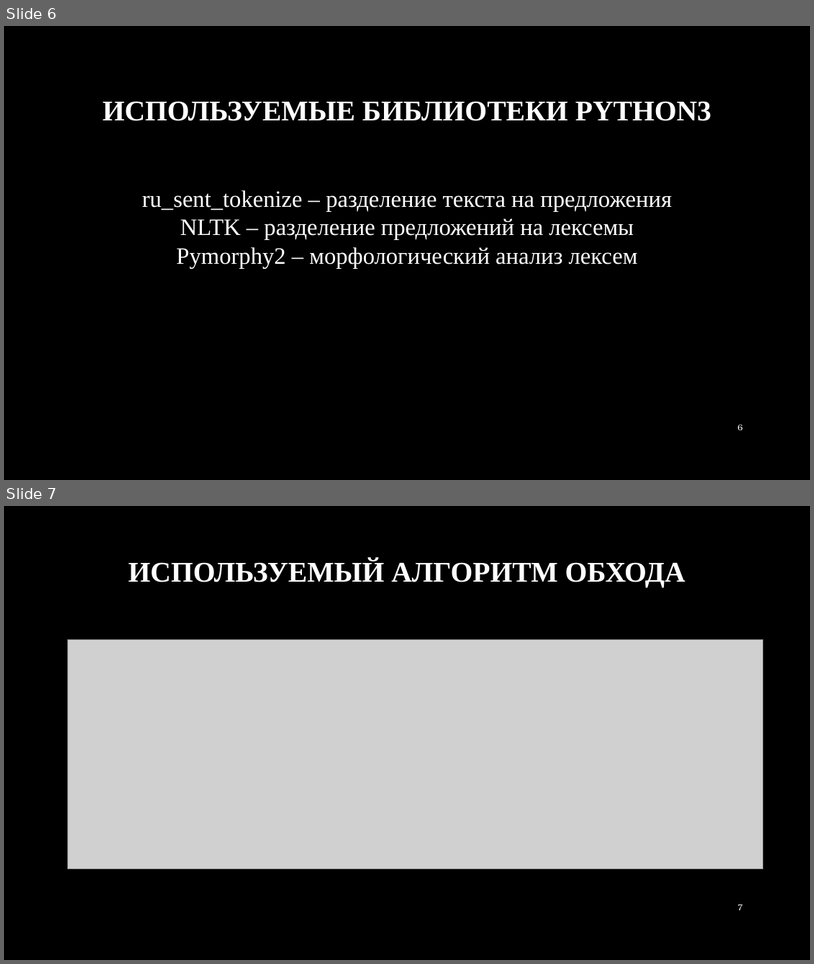
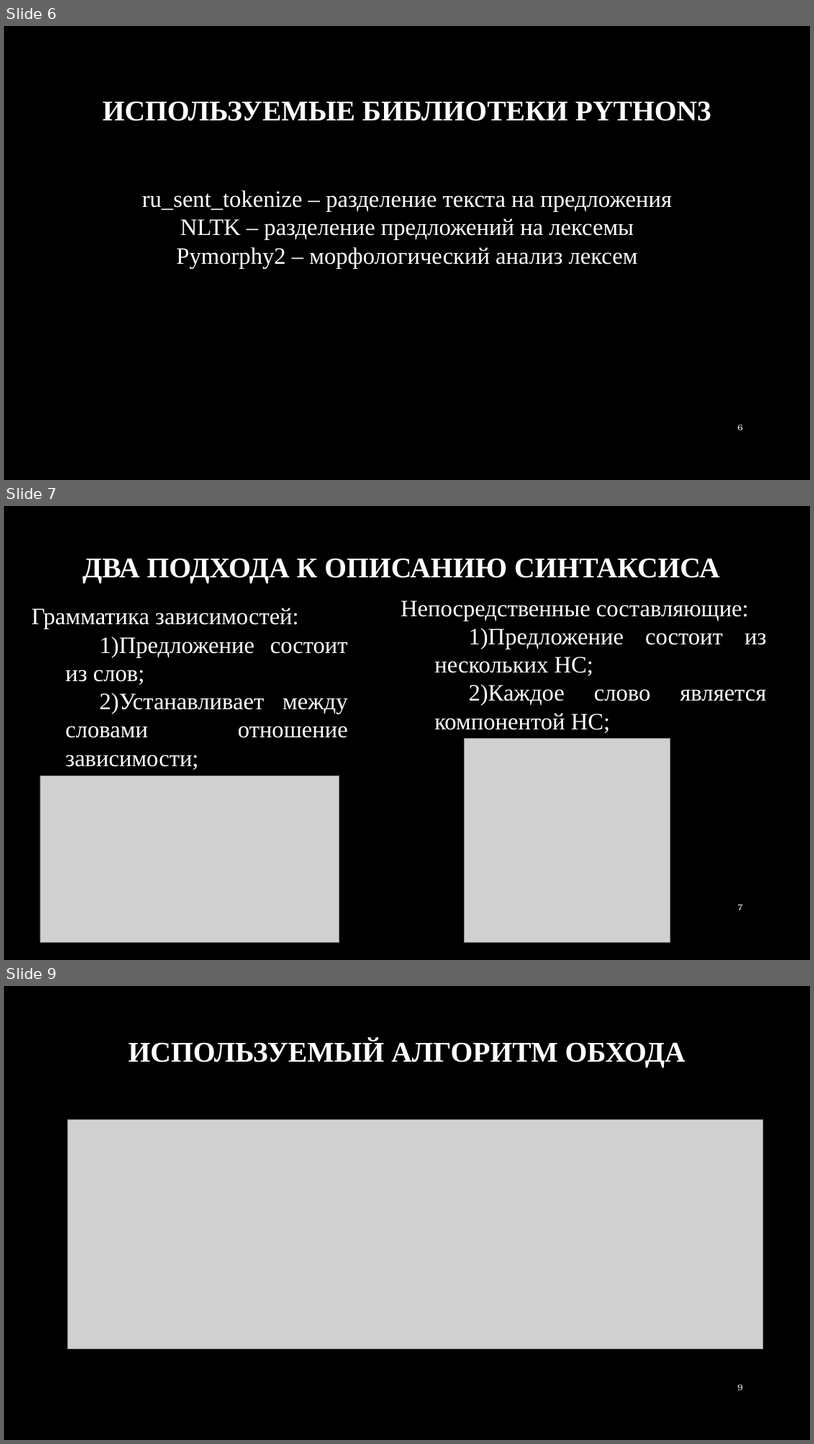
Before and after one commit to DMfananddu/Diploma, a slide deck: Защита диплома.pptx. Shown one above the other, each under a label of ours: slides 6 and 7 before the commit, slides 6, 7 and 9 after it; the slides between them are not shown. The pictures are 814x964 and 814x1444 pixels, drawn with LibreOffice and Linux fonts; fonts in the diff are those of the drawing; grey boxes stand for pictures; background and template pictures are left out. Boxes give left, top, right and bottom in pixels: in the first picture for what was removed or moved away, otherwise in the second. Text is boxed around its words. In the diff, an @@ line names an element or a change of style, - is before the commit and + after.

```diff
--- a/Защита диплома.pptx
+++ b/Защита диплома.pptx
@@ slide 7 added at [4,506,810,960], background picture (left out) @@
@@ title added at [82,558,720,584], 34 pt, text #FFFFFF, bold @@
+ДВА ПОДХОДА К ОПИСАНИЮ СИНТАКСИСА
@@ text added at [31,608,348,770], 28 pt, text #FFFFFF @@
+Грамматика зависимостей:
+1) Предложение состоит из слов;
+2) Устанавливает между словами отношение зависимости;
@@ text added at [401,600,766,733], 28 pt, text #FFFFFF @@
+Непосредственные составляющие:
+1) Предложение состоит из нескольких НС;
+2) Каждое слово является компонентой НС;
@@ picture added at [464,739,671,942] @@
@@ picture added at [40,775,340,942] @@
@@ page number added at [738,904,743,910], 10 pt, text #FFFFFF @@
+7
@@ what was slide 7 is now slide 9 @@
@@ page number at [738,1384,743,1390]: text changed @@
-7
+9
```
Also in this commit, not shown: 2 slides changed, 4 other files.
